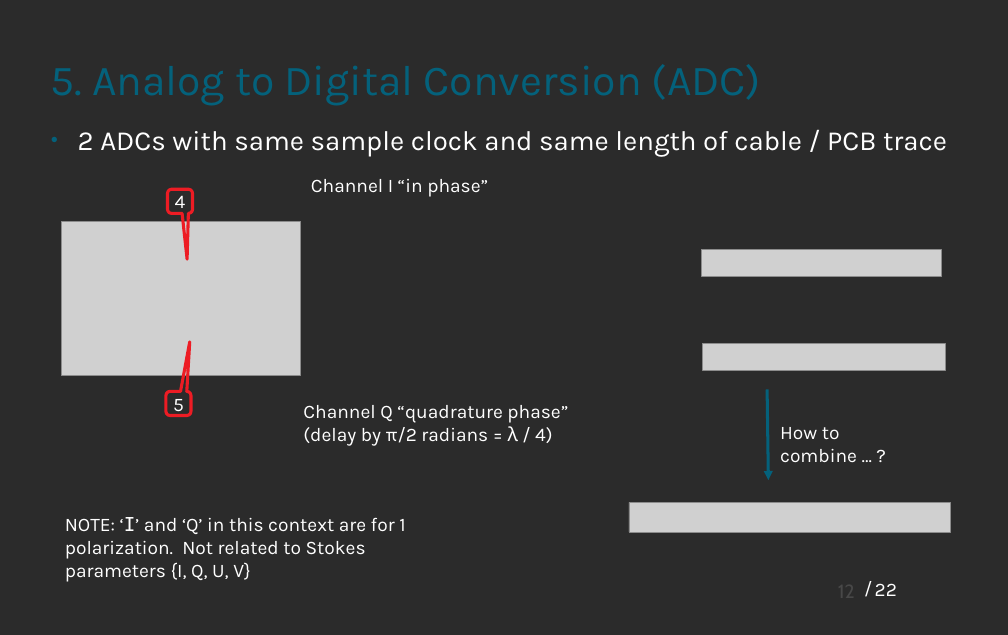
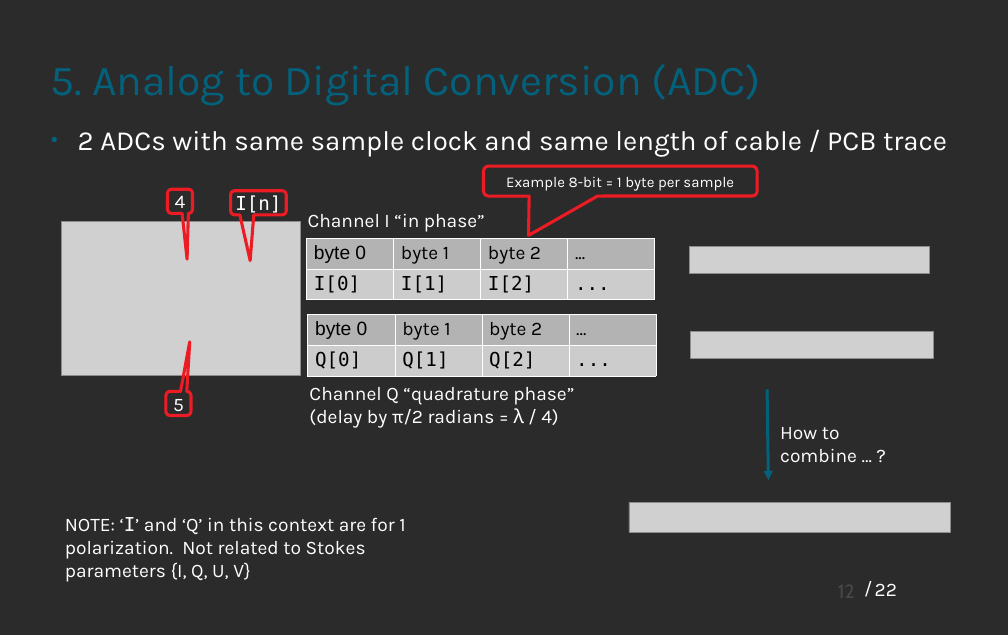
Before and after one commit to spiro-sarris/pres, a slide deck: slide 12 of rf_iq.odp. Drawn at 1008x635 pixels with LibreOffice and Linux fonts; fonts in the diff are those of the drawing; grey boxes stand for pictures; background and template pictures are left out; a plain dark background stands for a picture behind light text. Boxes give left, top, right and bottom in pixels: in the first picture for what was removed or moved away, otherwise in the second. Text is boxed around its words. In the diff, an @@ line names an element or a change of style, - is before the commit and + after.

```diff
--- a/rf_iq.odp
+++ b/rf_iq.odp
@@ text "2 ADCs with same sample ..." at (x1=78, y1=131, x2=947, y2=157): less space between paragraphs @@
@@ rounded speech box added at (x1=483, y1=166, x2=757, y2=196), outline #ED1C24 2.89 pt, 14 pt, text #FFFFFF @@
+Example 8-bit = 1 byte per sample
@@ rounded speech box added at (x1=230, y1=191, x2=286, y2=214), outline #ED1C24 2.89 pt, 18 pt, text #FFFFFF @@
+I[n]
@@ text "Channel I “in phase”" moved from (x1=311, y1=179, x2=488, y2=197) to (x1=308, y1=214, x2=485, y2=232) @@
@@ table added at (x1=307, y1=238, x2=654, y2=299), 2 rows, 4 columns @@
+byte 0 | byte 1 | byte 2 | ...
+I[0] | I[1] | I[2] | ...
@@ picture moved from (x1=702, y1=250, x2=942, y2=277) to (x1=690, y1=247, x2=930, y2=274) @@
@@ table added at (x1=307, y1=314, x2=655, y2=375), 2 rows, 4 columns @@
+byte 0 | byte 1 | byte 2 | ...
+Q[0] | Q[1] | Q[2] | ...
@@ text "Channel Q “quadrature phase”" moved from (x1=303, y1=405, x2=568, y2=446) to (x1=309, y1=387, x2=574, y2=428) @@
@@ picture moved from (x1=702, y1=343, x2=946, y2=370) to (x1=690, y1=332, x2=933, y2=359) @@
```
Also in this commit, not shown: 16 other slides changed, 1 other file.
